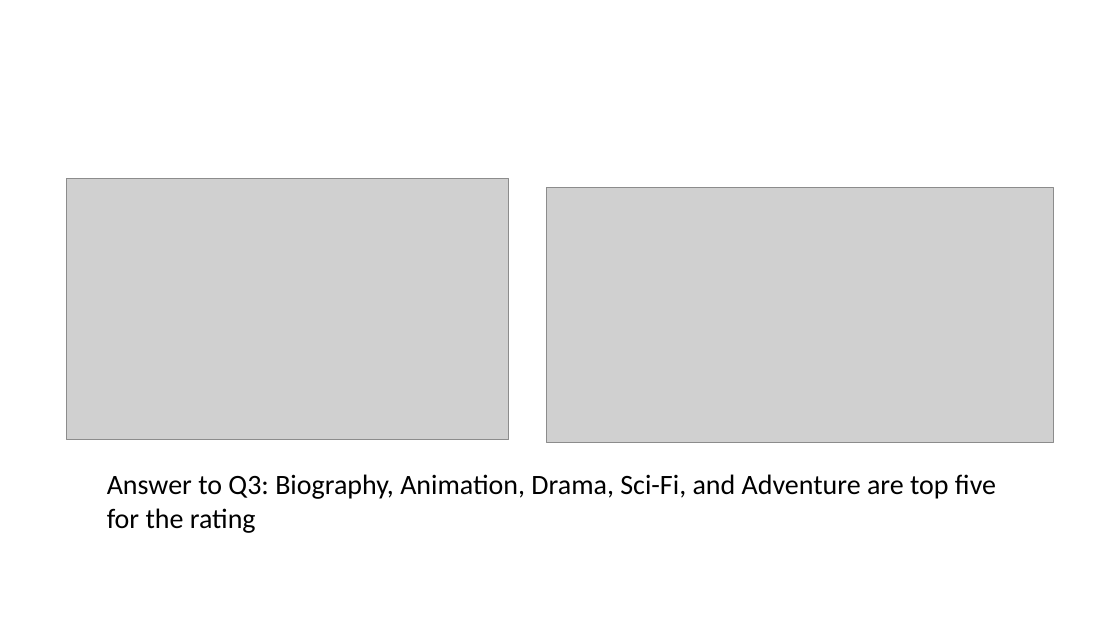
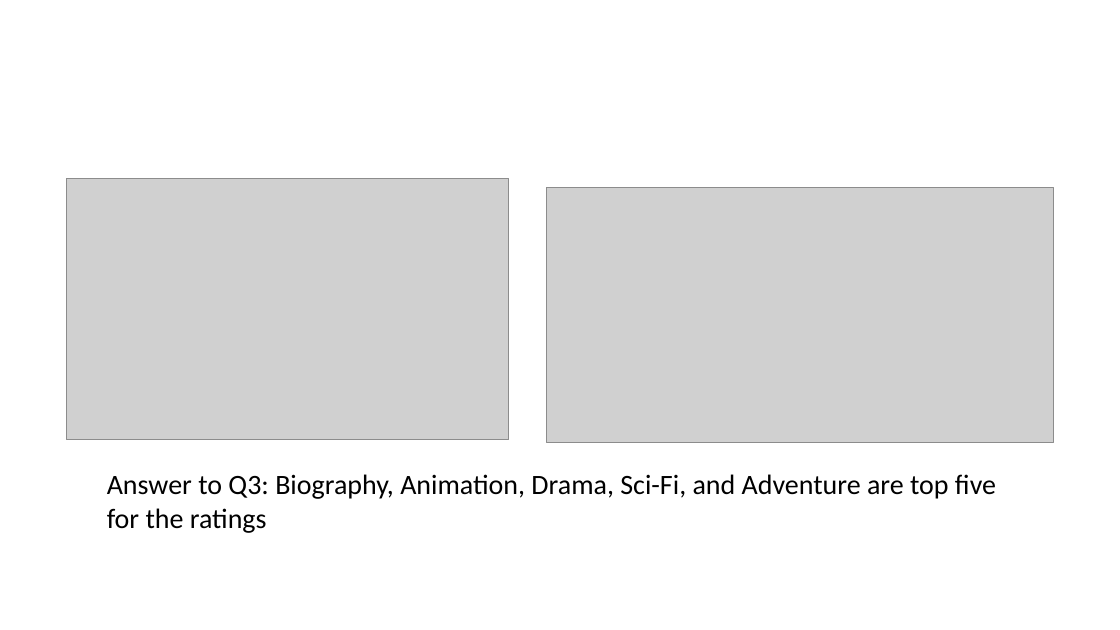
Before and after one commit to eegshou/dsc-mod-1-project-v2-1-online-ds-sp-000, a slide deck: slide 11 of Presentation_project1.pptx. Drawn at 1120x630 pixels with LibreOffice and Linux fonts; fonts in the diff are those of the drawing; grey boxes stand for pictures. Boxes give left, top, right and bottom in pixels: in the first picture for what was removed or moved away, otherwise in the second. Text is boxed around its words. In the diff, an @@ line names an element or a change of style, - is before the commit and + after.

```diff
--- a/Presentation_project1.pptx
+++ b/Presentation_project1.pptx
@@ text at <box>107,474,996,533</box>: text changed @@
-Answer to Q3: Biography, Animation, Drama, Sci-Fi, and Adventure are top five for the rating
+Answer to Q3: Biography, Animation, Drama, Sci-Fi, and Adventure are top five for the ratings
```
Also in this commit, not shown: 5 other slides changed, 1 other file.
